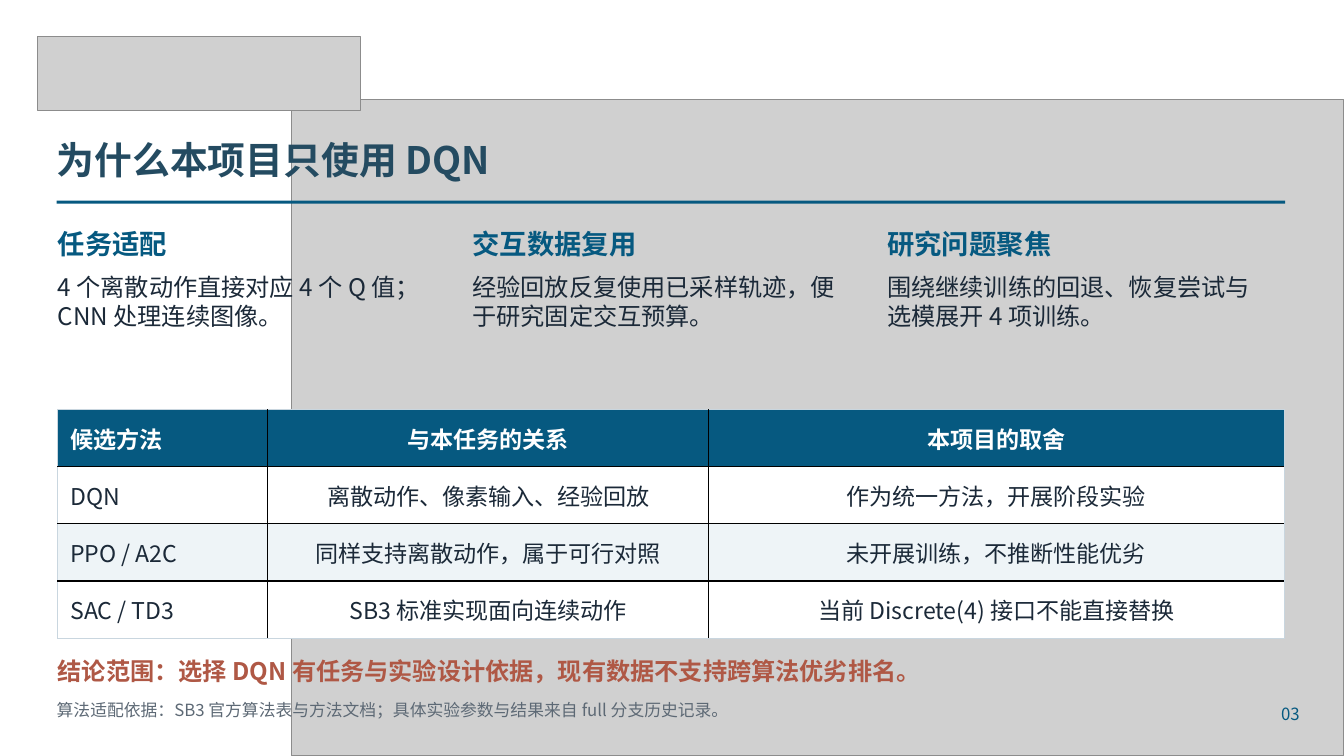
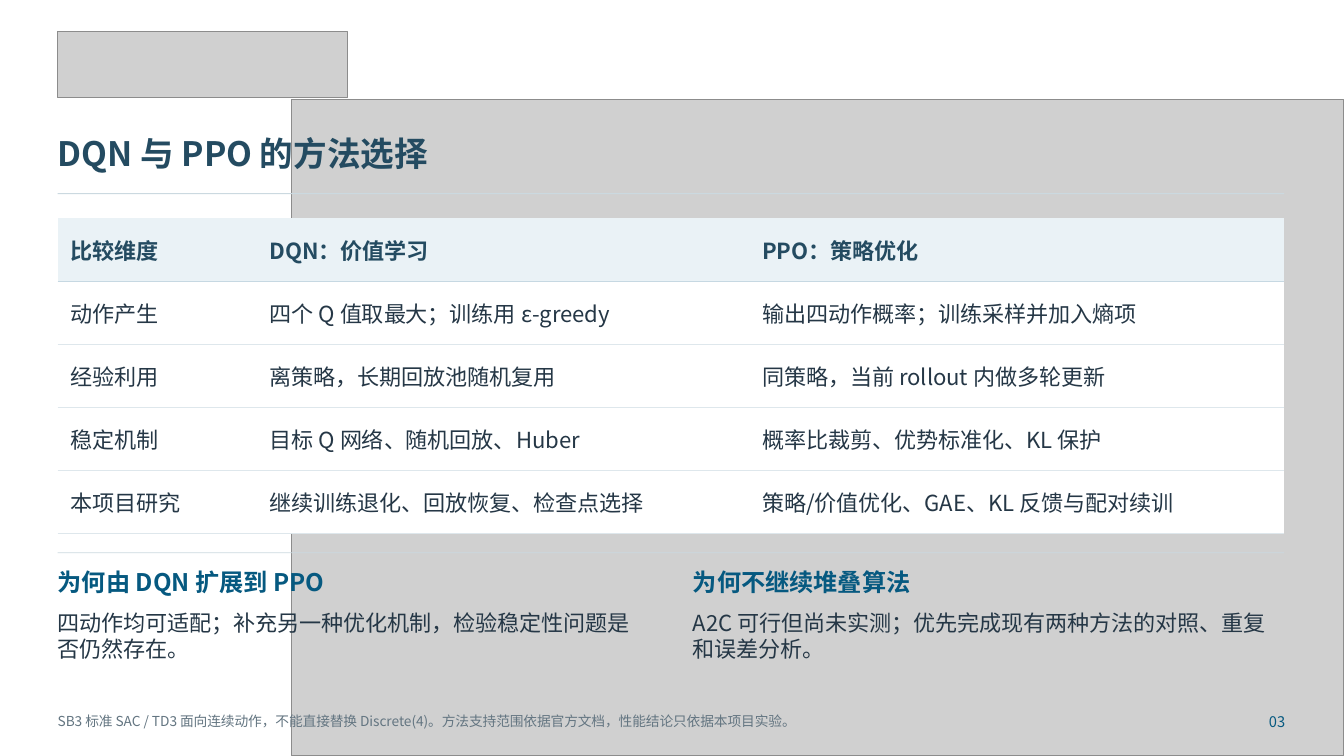
Before and after one commit to zhszhszhszhs/game, a slide deck: slide 3 of atari_breakout_rl/presentation/final/Breakout_DQN_终期汇报_学院模板.pptx. Drawn at 1344x756 pixels with LibreOffice and Linux fonts; fonts in the diff are those of the drawing; grey boxes stand for pictures. Boxes give left, top, right and bottom in pixels: in the first picture for what was removed or moved away, otherwise in the second. Text is boxed around its words. In the diff, an @@ line names an element or a change of style, - is before the commit and + after.

Commit message:
更新PPO的PPT以及台本

```diff
--- a/atari_breakout_rl/presentation/final/Breakout_DQN_终期汇报_学院模板.pptx
+++ b/atari_breakout_rl/presentation/final/Breakout_DQN_终期汇报_学院模板.pptx
@@ picture: place and size @@
-picture at (38,36,361,110)
+picture at (57,31,348,98)
@@ text at (58,132,428,176): text changed; size 27 to 24 pt @@
-为什么本项目只使用 DQN
+DQN 与 PPO 的方法选择
@@ rectangle: place and size @@
-rectangle at (56,201,1286,204)
+rectangle at (57,194,1285,195)
@@ rectangle at (57,194,1285,195): fill #065980 to #CBD9E0 @@
@@ table added at (57,219,1285,533), 5 rows, 3 columns @@
+比较维度 | DQN：价值学习 | PPO：策略优化
+动作产生 | 四个 Q 值取最大；训练用 ε-greedy | 输出四动作概率；训练采样并加入熵项
+经验利用 | 离策略，长期回放池随机复用 | 同策略，当前 rollout 内做多轮更新
+稳定机制 | 目标 Q 网络、随机回放、Huber | 概率比裁剪、优势标准化、KL 保护
+本项目研究 | 继续训练退化、回放恢复、检查点选择 | 策略/价值优化、GAE、KL 反馈与配对续训
@@ text removed at (58,231,167,257) @@
-任务适配
@@ text removed at (472,230,636,257) @@
-交互数据复用
@@ text removed at (887,230,1051,257) @@
-研究问题聚焦
@@ text removed at (58,271,420,327) @@
-4 个离散动作直接对应 4 个 Q 值；CNN 处理连续图像。
@@ text removed at (472,275,835,327) @@
-经验回放反复使用已采样轨迹，便于研究固定交互预算。
@@ text removed at (887,275,1250,327) @@
-围绕继续训练的回退、恢复尝试与选模展开 4 项训练。
@@ table removed at (57,409,1285,638), 4 rows, 3 columns @@
-候选方法 | 与本任务的关系 | 本项目的取舍
-DQN | 离散动作、像素输入、经验回放 | 作为统一方法，开展阶段实验
-PPO / A2C | 同样支持离散动作，属于可行对照 | 未开展训练，不推断性能优劣
-SAC / TD3 | SB3 标准实现面向连续动作 | 当前 Discrete(4) 接口不能直接替换
@@ rectangle added at (57,553,1285,554), fill #CBD9E0 @@
@@ text added at (58,566,324,597), 17.2 pt, text #065980, bold @@
+为何由 DQN 扩展到 PPO
@@ text added at (693,570,911,594), 17.2 pt, text #065980, bold @@
+为何不继续堆叠算法
@@ text added at (58,608,630,659), 15.8 pt, text #253746 @@
+四动作均可适配；补充另一种优化机制，检验稳定性问题是否仍然存在。
@@ text added at (693,612,1266,659), 15.8 pt, text #253746 @@
+A2C 可行但尚未实测；优先完成现有两种方法的对照、重复和误差分析。
@@ text removed at (58,659,921,685) @@
-结论范围：选择 DQN 有任务与实验设计依据，现有数据不支持跨算法优劣排名。
@@ text at (58,713,796,731): text changed; size 12 to 9.8 pt; text colour #5D6975 to #637581 @@
-算法适配依据：SB3 官方算法表与方法文档；具体实验参数与结果来自 full 分支历史记录。
+SB3 标准 SAC / TD3 面向连续动作，不能直接替换 Discrete(4)。方法支持范围依据官方文档，性能结论只依据本项目实验。
@@ text "03": place and size @@
-text "03" at (1281,707,1300,720)
+text "03" at (1269,716,1285,727)
@@ text "03" at (1269,716,1285,727): size 12 to 10.5 pt @@
```
Also in this commit, not shown: 7 other slides changed, 12 slides added, 12 slides removed, 1 other file.
